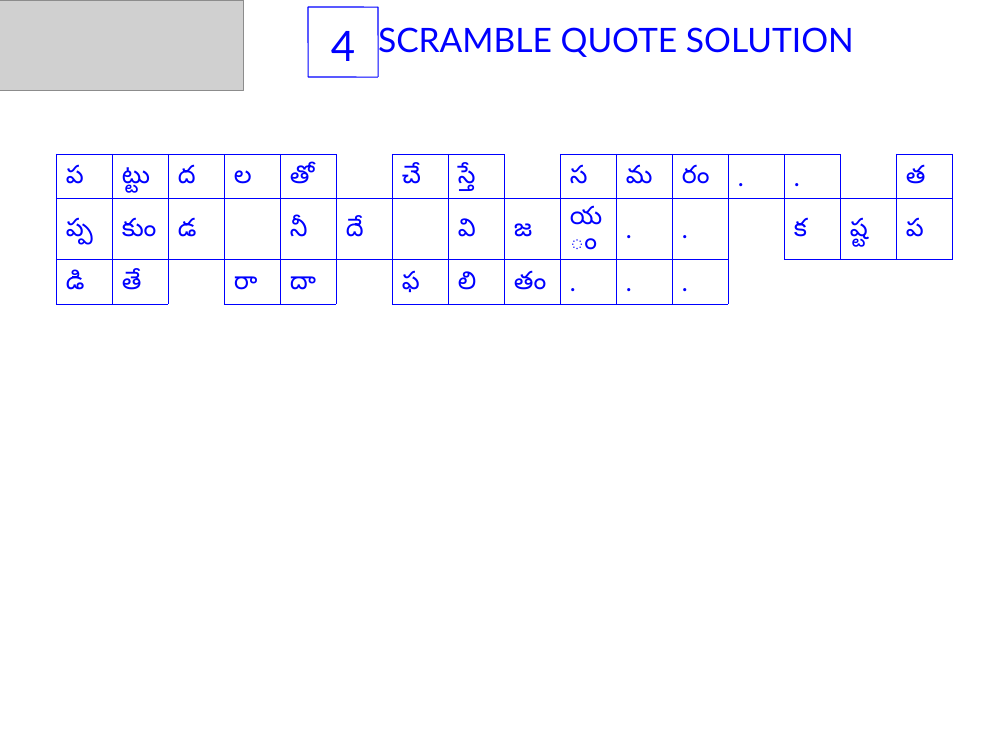
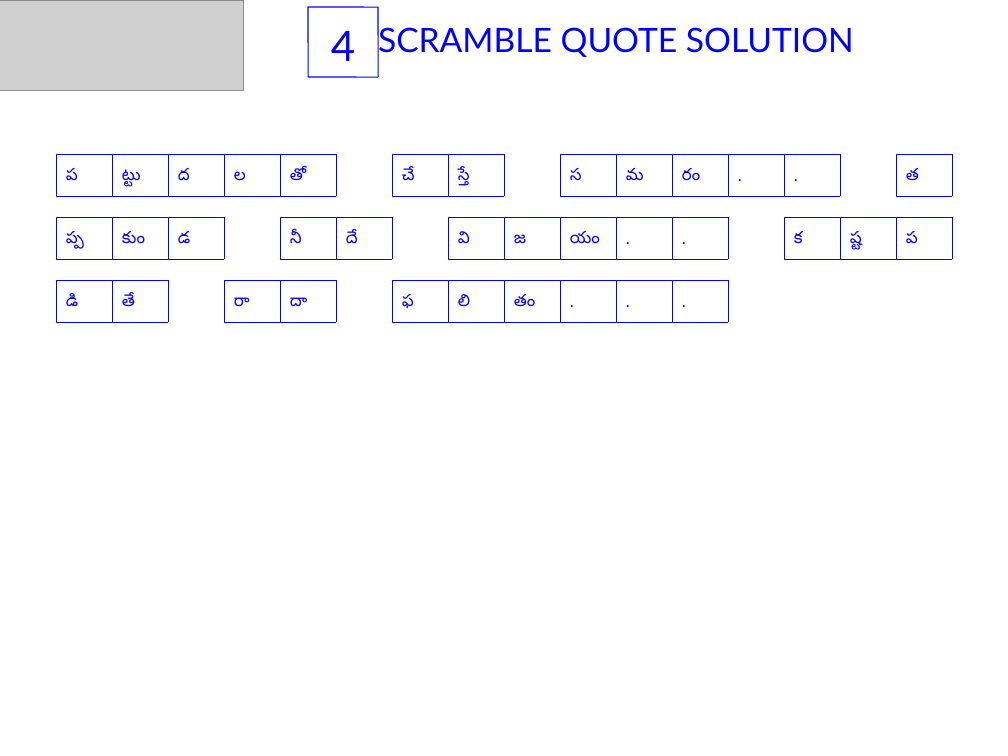
Before and after one commit to sjasthi/auto_quotes_java, a slide deck: slide 9 of Puzzles.ppt. Drawn at 1008x756 pixels with LibreOffice and Linux fonts; fonts in the diff are those of the drawing; grey boxes stand for pictures. Boxes give left, top, right and bottom in pixels: in the first picture for what was removed or moved away, otherwise in the second. Text is boxed around its words. In the diff, an @@ line names an element or a change of style, - is before the commit and + after.

```diff
--- a/Puzzles.ppt
+++ b/Puzzles.ppt
@@ table added at [56,154,960,311], 1 rows, 16 columns @@
+ప | ట్టు | ద | ల | తో |  | చే | స్తే |  | స | మ | రం | . | . |  | త
@@ table at [56,217,960,311] @@
-row 1: ప | ట్టు | ద | ల | తో |  | చే | స్తే |  | స | మ | రం | . | . |  | త
-row 3: డి | తే |  | రా | దా |  | ఫ | లి | తం | . | . | . |  |  |  | 
@@ table: place and size @@
-table at [56,154,960,296]
+table at [56,217,960,311]
@@ table added at [56,280,960,323], 1 rows, 16 columns @@
+డి | తే |  | రా | దా |  | ఫ | లి | తం | . | . | . |  |  |  | 
```
Also in this commit, not shown: 9 other slides changed, 20 other files.
